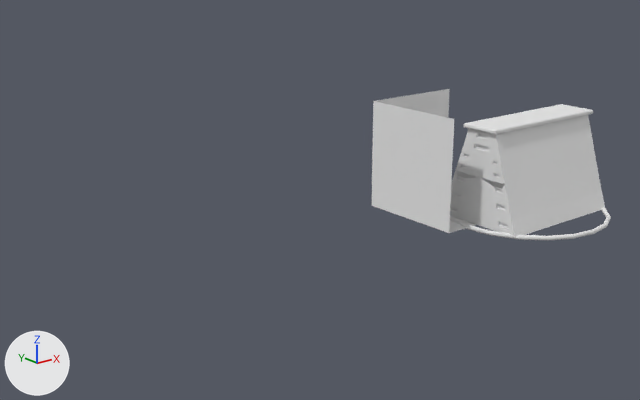
Renders of the OBJ model MVK/Assets/Prefab/UpdatedPrefabs/rockring75.obj from each side of a commit.
One viewpoint serves both versions: a camera (50 mm lens) standing at (-637.0, -494.0, 255.0) and looking at (-185.0, 71.0, 29.0). The lights are fixed; the arrows at lower left show +X, +Y and +Z. Where no turn or scale is listed for an object, it has been applied to the vertices. Vertices at the same position are counted once.

The older version as bpy lines, for what is in view:
```python
me_rockring75 = bpy.data.meshes.new('rockring75')
me_rockring75.from_pydata(...)  # 726 vertices, 707 faces; spans x -100.0..77.0, y -77.0..100.0, z -2.0..100.0
me_rockring75.materials.append(mat_initialshadinggroup)  # white #e7e7e7
ob_rockring75 = bpy.data.objects.new('rockring75', me_rockring75)
ob_rockring75.location = (0.0, 0.0, 0.0)
```
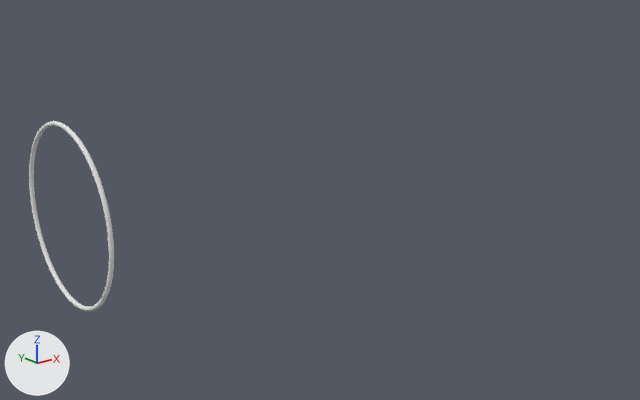
The change, as a diff of the scene's bpy script:
```diff
--- a/MVK/Assets/Prefab/UpdatedPrefabs/rockring75.obj.py
+++ b/MVK/Assets/Prefab/UpdatedPrefabs/rockring75.obj.py
@@ me_rockring75 @@
 me_rockring75.from_pydata(...)  # 726 vertices, 707 faces; spans x -100.0..77.0, y -77.0..100.0, z -2.0..100.0
 # used by ob_rockring75; location = (0.0, 0.0, 0.0)
+# me_rockring75 part 1: a new loose piece, a torus around x (ring radius 70.5, tube radius 1.8) spanning x -392.3..-388.7, y 43.3..187.6, z -27.2..117.2, in mat_initialshadinggroup (white #e7e7e7)
+# me_rockring75 part 2: the loose piece of 400 vertices spanning x -77.0..77.0, y -77.0..77.0, z -2.0..2.0 is deleted
+# me_rockring75 part 3: the loose piece of 319 vertices spanning x -68.0..68.0, y -43.0..43.0, z 0.0..89.0 is deleted
+# me_rockring75 part 4: the loose piece of 7 vertices spanning x -100.0..0.0, y 0.0..100.0, z 0.0..100.0 is deleted
 me_rockring75.materials.append(mat_initialshadinggroup)
```

Location of each change, [x1, y1, x2, y2] in pixels of the pictures (640 x 400 px):
'rockring75', reshaped (64% narrower, 26% taller)
    before: [372, 89, 611, 240]
    after: [29, 121, 114, 311]
part 1 of me_rockring75, added
    after: [29, 121, 114, 311]
part 2 of me_rockring75, deleted
    before: [450, 207, 611, 240]
part 3 of me_rockring75, deleted
    before: [450, 104, 605, 238]
part 4 of me_rockring75, deleted
    before: [372, 89, 476, 233]
